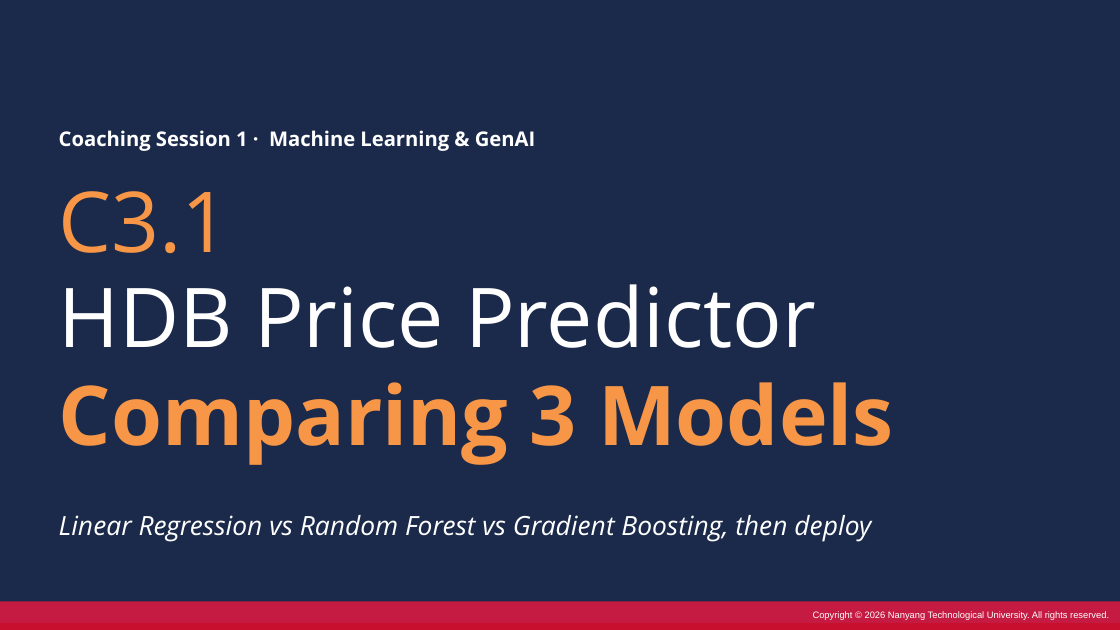
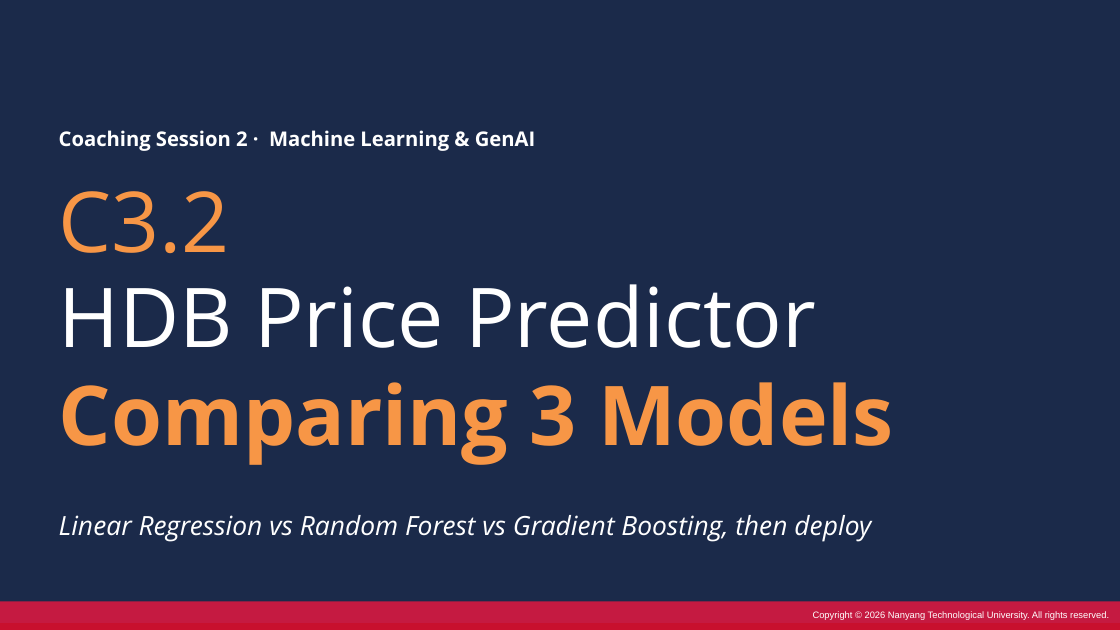
Before and after one commit to TKCH121/6m-data-c3.2-HDB_price_predictor, a slide deck: slide 3 of Coaching 1 - Linear regression [Streamlit deployment].pptx. Drawn at 1120x630 pixels with LibreOffice and Linux fonts; fonts in the diff are those of the drawing. Boxes give left, top, right and bottom in pixels: in the first picture for what was removed or moved away, otherwise in the second. Text is boxed around its words. In the diff, an @@ line names an element or a change of style, - is before the commit and + after.

Commit message:
typo corrected

```diff
--- a/Coaching 1 - Linear regression [Streamlit deployment].pptx
+++ b/Coaching 1 - Linear regression [Streamlit deployment].pptx
@@ text at <box>59,130,535,151</box>: text changed @@
-Coaching Session 1 · Machine Learning & GenAI
+Coaching Session 2 · Machine Learning & GenAI
@@ text at <box>59,191,230,253</box>: text changed @@
-C3.1
+C3.2
```
Also in this commit, not shown: 11 other slides changed.
